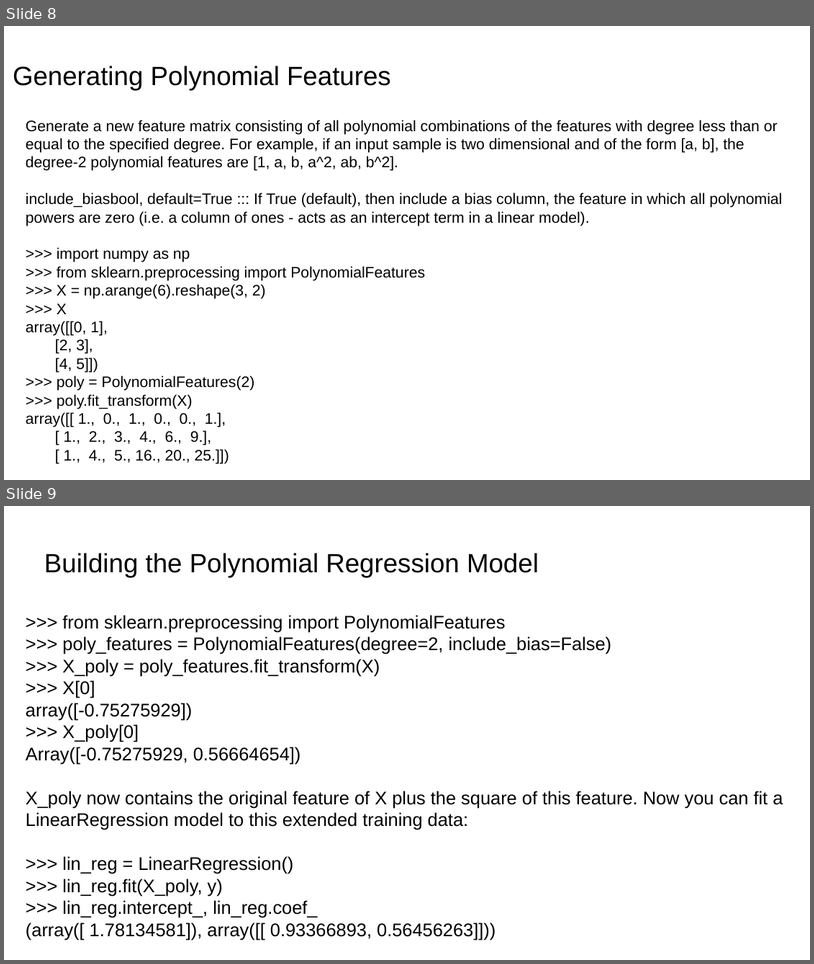
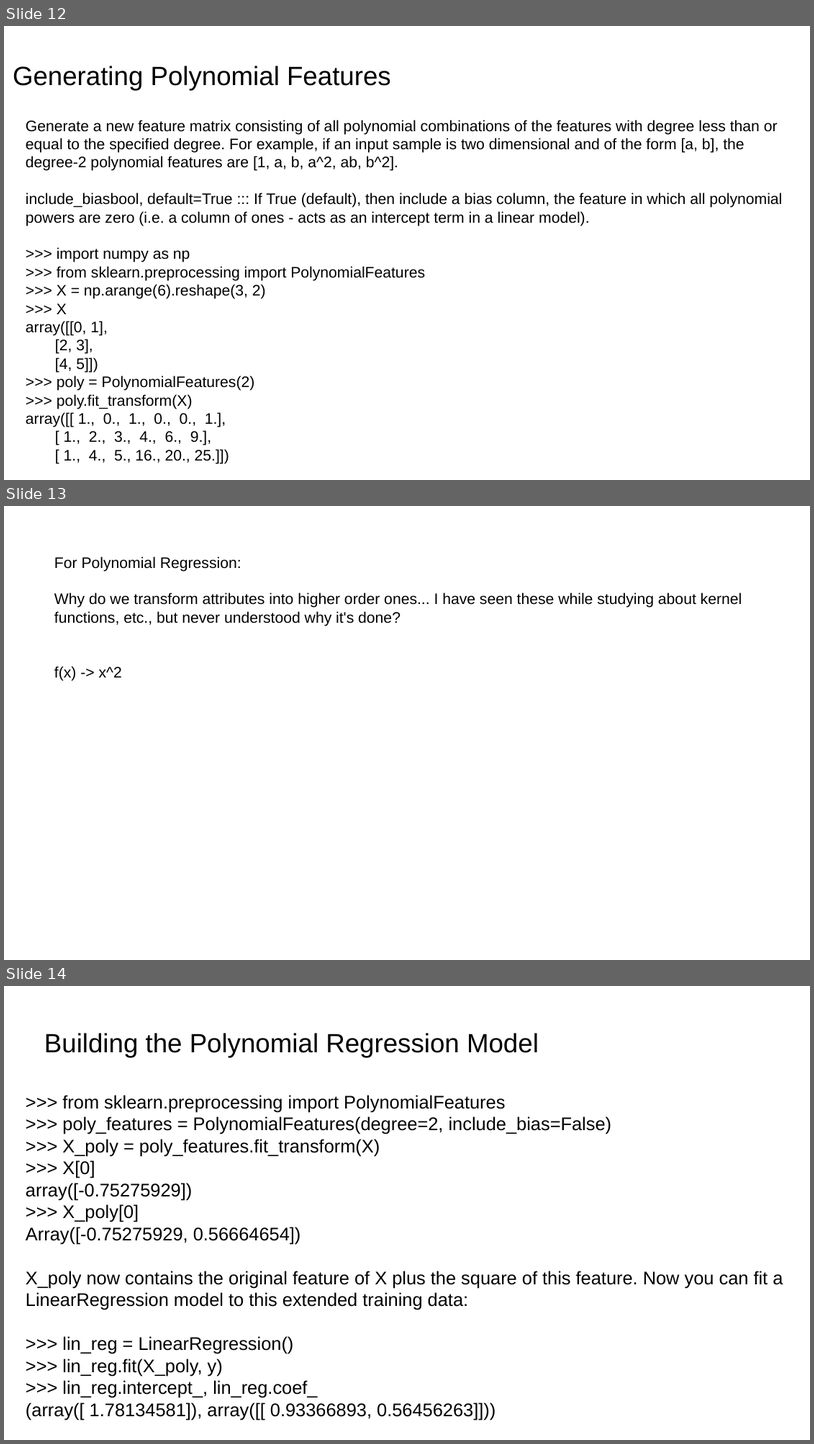
Before and after one commit to ashishjain1547/public_lessons_in_machine_learning, a slide deck: Regression/Hands-on 5 Regression Algorithms Using Scikit-Learn/Hands-on 5 Regression Algorithms Using Scikit-Learn.odp. Shown one above the other, each under a label of ours: slides 8 and 9 before the commit, slides 12, 13 and 14 after it. The pictures are 814x964 and 814x1444 pixels, drawn with LibreOffice and Linux fonts; fonts in the diff are those of the drawing. Boxes give left, top, right and bottom in pixels: in the first picture for what was removed or moved away, otherwise in the second. Text is boxed around its words. In the diff, an @@ line names an element or a change of style, - is before the commit and + after.

```diff
--- a/Regression/Hands-on 5 Regression Algorithms Using Scikit-Learn/Hands-on 5 Regression Algorithms Using Scikit-Learn.odp
+++ b/Regression/Hands-on 5 Regression Algorithms Using Scikit-Learn/Hands-on 5 Regression Algorithms Using Scikit-Learn.odp
@@ slide 13 added at box(4, 506, 810, 960), background #FFFFFF @@
@@ text added at box(54, 556, 743, 681), 15 pt, text #000000 @@
+For Polynomial Regression:
+Why do we transform attributes into higher order ones... I have seen these while studying about kernel functions, etc., but never understood why it's done?
+f(x) -> x^2
@@ what was slide 8 is now slide 12 @@
@@ what was slide 9 is now slide 14 @@
```
Also in this commit, not shown: 1 slide changed, 5 other slides added.
